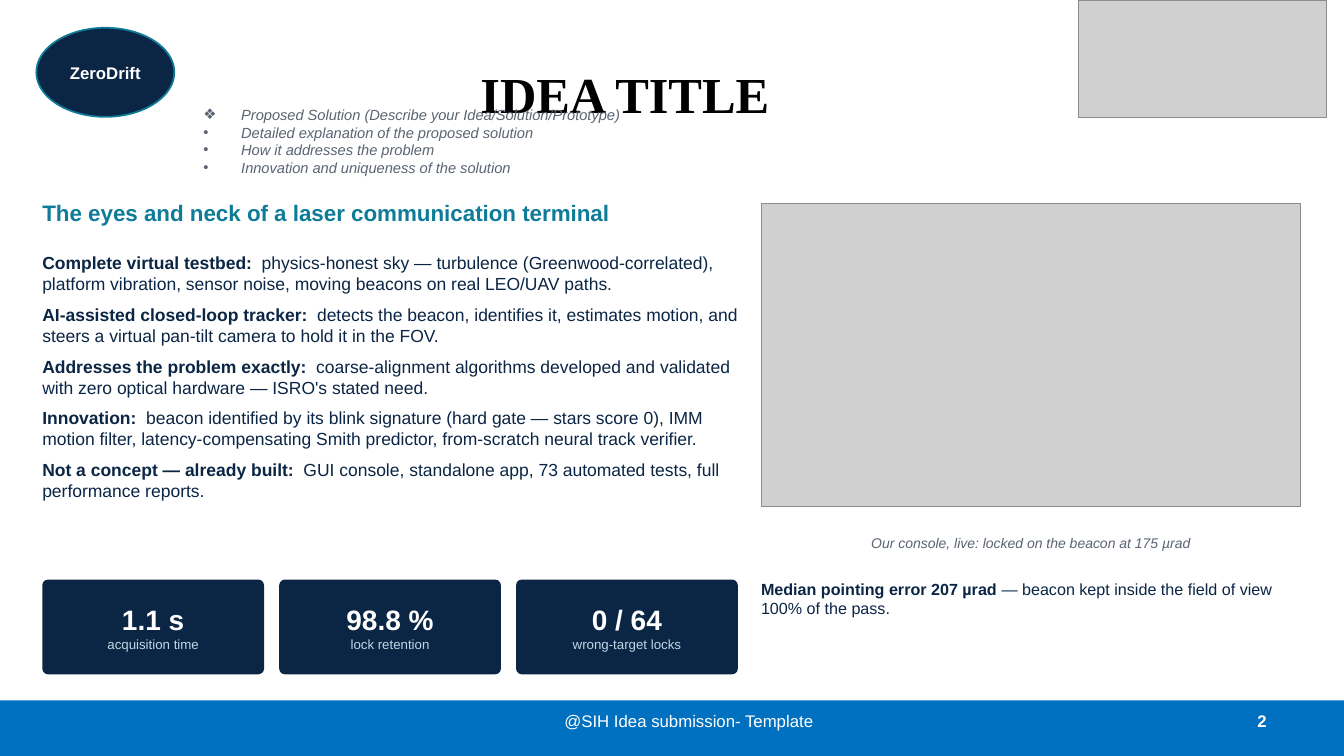
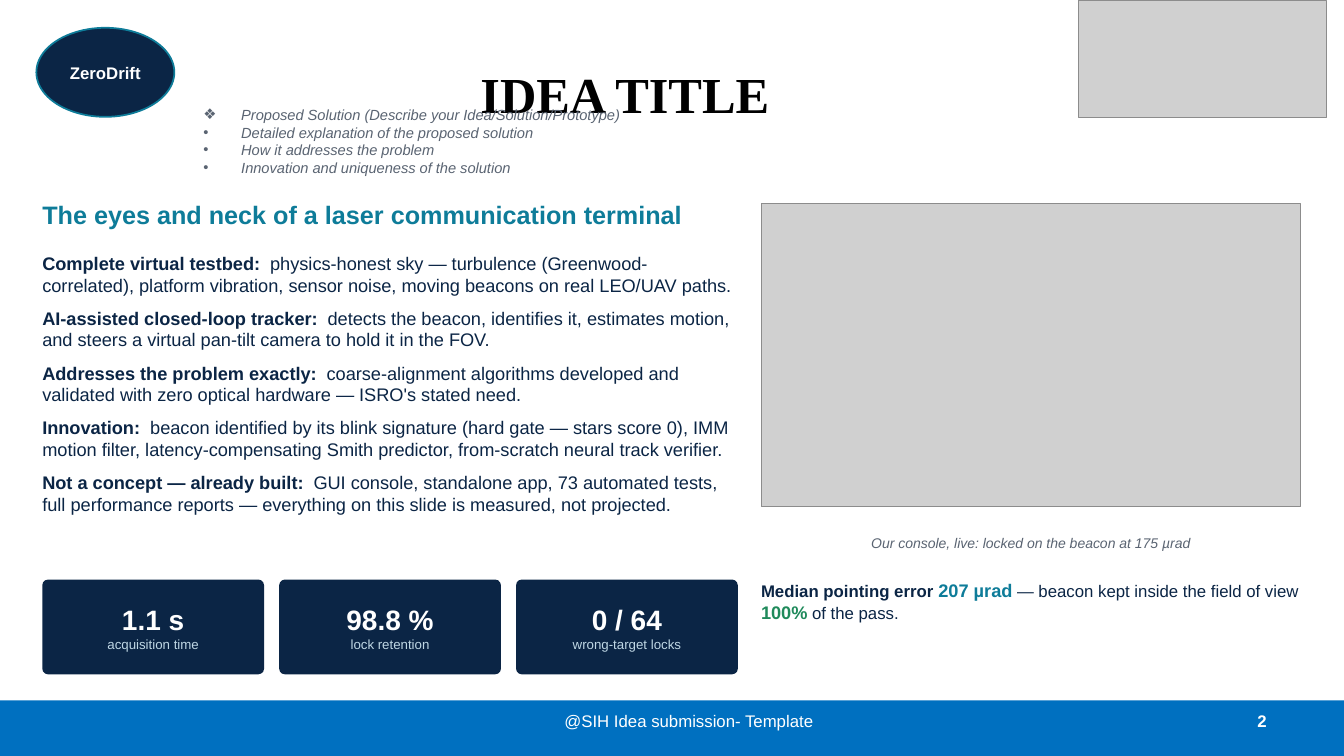
Before and after one commit to pranshukesavmishra/SIH2026, a slide deck: slide 2 of docs/submission/ZeroDrift_SIH26169.pptx. Drawn at 1344x756 pixels with LibreOffice and Linux fonts; fonts in the diff are those of the drawing; grey boxes stand for pictures. Boxes give left, top, right and bottom in pixels: in the first picture for what was removed or moved away, otherwise in the second. Text is boxed around its words. In the diff, an @@ line names an element or a change of style, - is before the commit and + after.

```diff
--- a/docs/submission/ZeroDrift_SIH26169.pptx
+++ b/docs/submission/ZeroDrift_SIH26169.pptx
@@ text "The eyes and neck of ..." at box(42, 205, 682, 230): size 16 to 18 pt @@
@@ text at box(42, 256, 731, 460): size 12.5 to 13 pt in "Complete virtual testbed: physics-honest sky — turbulence ...", "AI-assisted closed-loop tracker: detects the beacon, identif ...", "Addresses the problem exactly: coarse-alignment algorithms d ...", "Innovation: beacon identified by its blink signature ..."; more space between paragraphs @@
@@ text at box(42, 475, 717, 515): text changed; size 12.5 to 13 pt @@
-Not a concept — already built: GUI console, standalone app, 73 automated tests, full performance reports.
+Not a concept — already built: GUI console, standalone app, 73 automated tests, full performance reports — everything on this slide is measured, not projected.
@@ text "Median pointing error 207 µrad ..." at box(761, 583, 1299, 623): size 11.5 to 12 pt in "Median pointing error — beacon kept inside ..."; size 11.5 to 13 pt in "207 µrad 100%"; text colour #0B2545 to #0E7C99 in "207 µrad"; text colour #0B2545 to #1F8A5B, bold on in "100%"; less space between paragraphs @@
```
Also in this commit, not shown: 4 other slides changed, 1 other file.
